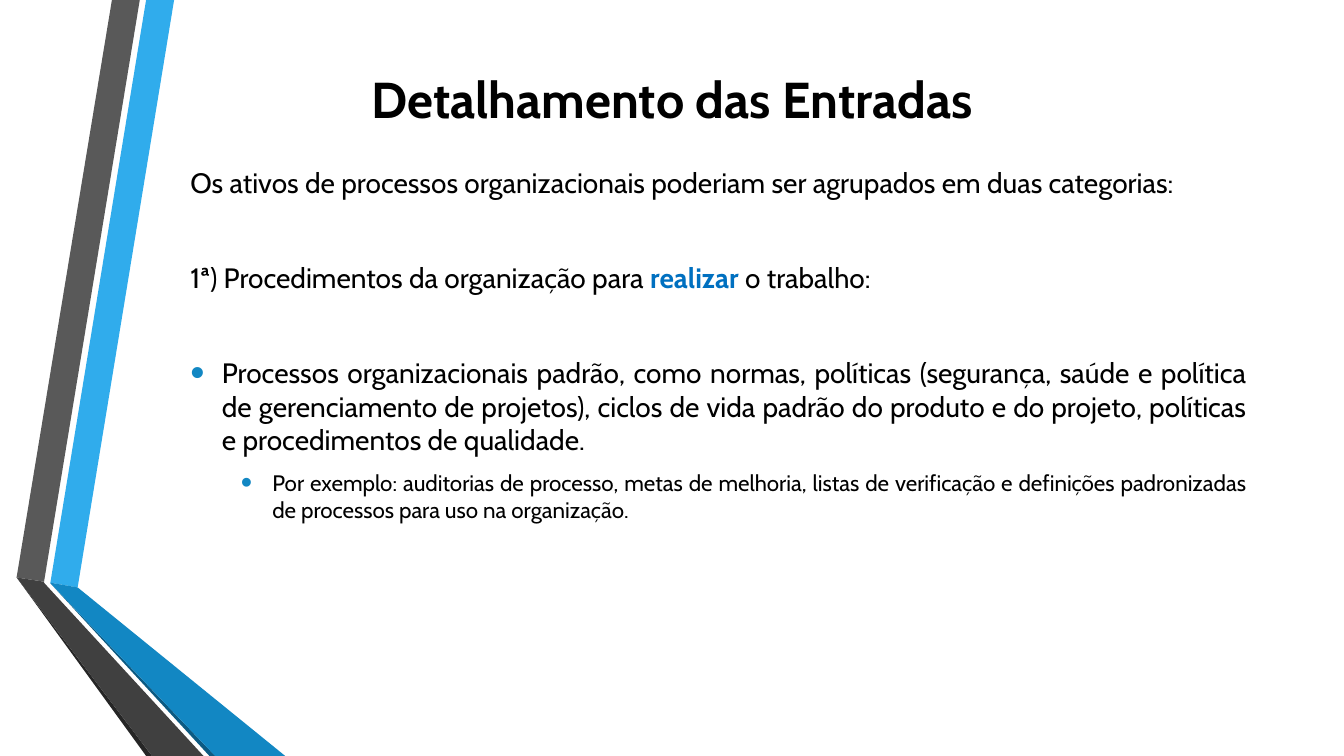
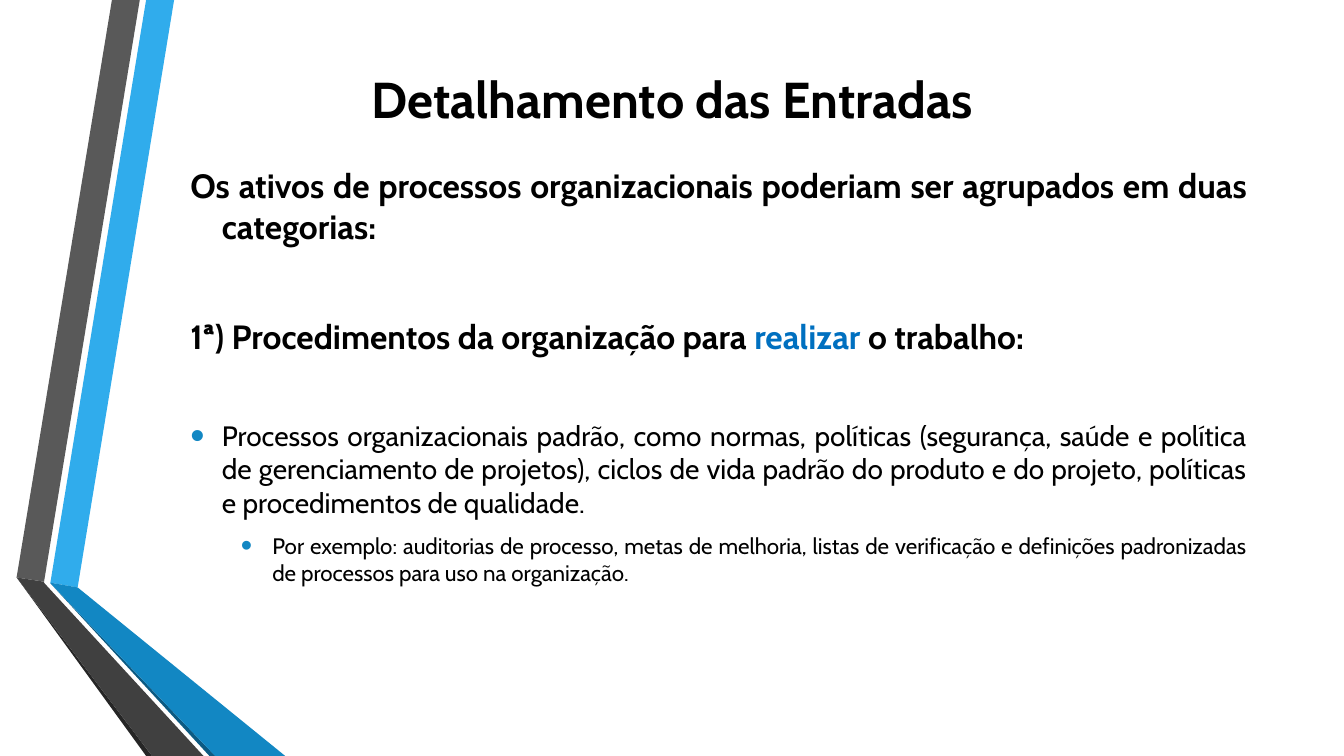
Before and after one commit to jharbes/ADMINISTRACAO-DE-REDES, a slide deck: slide 11 of RELATORIO PROVA P2/relatorio-pmbok-capitulo4-jharbes.pptx. Drawn at 1344x756 pixels with LibreOffice and Linux fonts; fonts in the diff are those of the drawing. Boxes give left, top, right and bottom in pixels: in the first picture for what was removed or moved away, otherwise in the second. Text is boxed around its words. In the diff, an @@ line names an element or a change of style, - is before the commit and + after.

```diff
--- a/RELATORIO PROVA P2/relatorio-pmbok-capitulo4-jharbes.pptx
+++ b/RELATORIO PROVA P2/relatorio-pmbok-capitulo4-jharbes.pptx
@@ text at bbox=[190, 172, 1247, 358]: size 20 to 24 pt in "Os ativos de processos organizacionais poderiam ser ...", "1ª) Procedimentos da organização para realizar o ..."; bold on in "Os ativos de processos organizacionais poderiam ser ...", "1ª) Procedimentos da organização para o trabalho:" @@
```
Also in this commit, not shown: 9 other slides changed.
